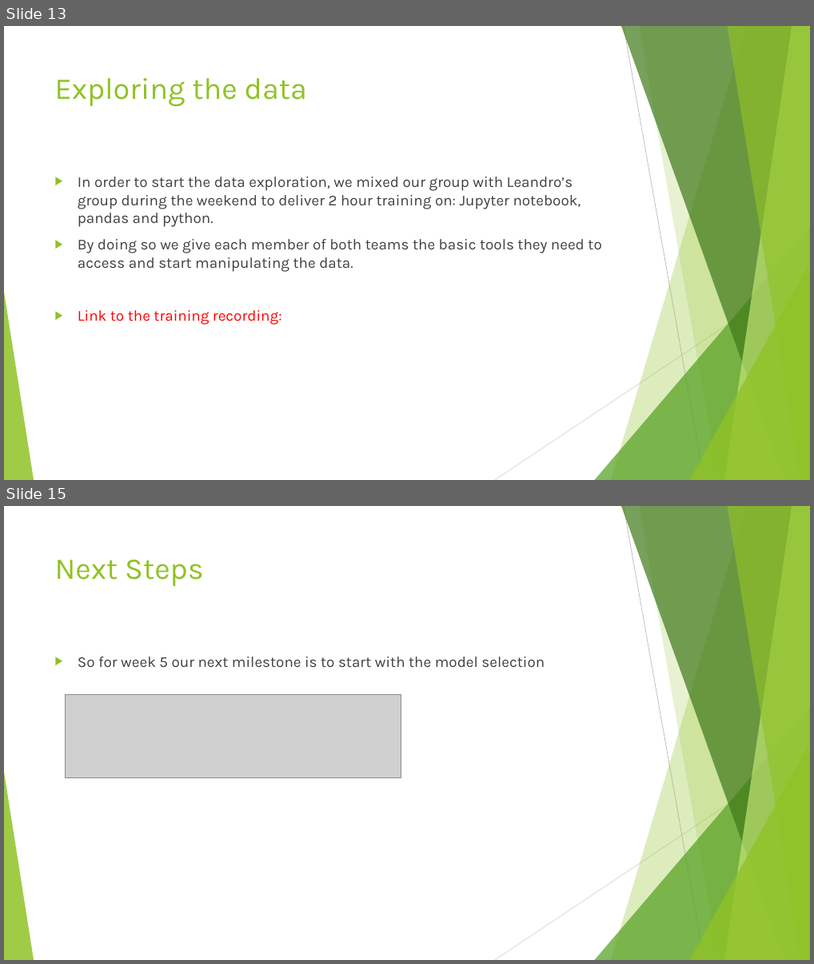
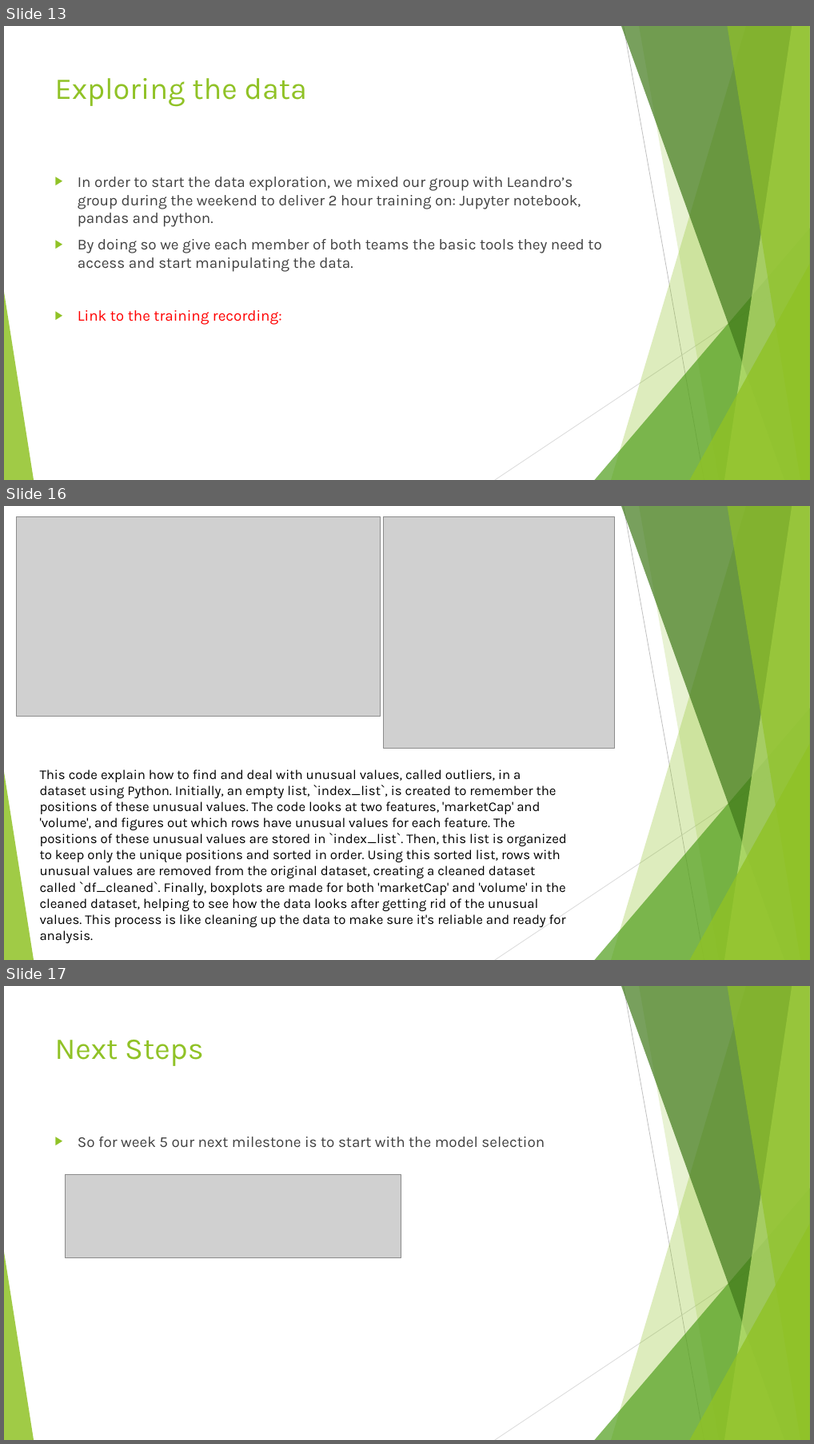
Before and after one commit to drummersoul/Cryptocurrency-Price-Prediction, a slide deck: Power Point Presentations/Presentation Week 3 Group D.pptx. Shown one above the other, each under a label of ours: slides 13 and 15 before the commit, slides 13, 16 and 17 after it; the slides between them are not shown. The pictures are 814x964 and 814x1444 pixels, drawn with LibreOffice and Linux fonts; fonts in the diff are those of the drawing; grey boxes stand for pictures. Boxes give left, top, right and bottom in pixels: in the first picture for what was removed or moved away, otherwise in the second. Text is boxed around its words. In the diff, an @@ line names an element or a change of style, - is before the commit and + after.

Commit message:
Updated done in presentation on slides 14 , 14 and 16

```diff
--- a/Power Point Presentations/Presentation Week 3 Group D.pptx
+++ b/Power Point Presentations/Presentation Week 3 Group D.pptx
@@ slide 16 added at box(4, 506, 810, 960), background #FFFFFF; not listed: 10 template elements that a slide beside it also shows @@
@@ picture added at box(16, 517, 380, 716) @@
@@ picture added at box(384, 517, 615, 748) @@
@@ text added at box(40, 769, 567, 943), 16 pt, text #000000 @@
+This code explain how to find and deal with unusual values, called outliers, in a dataset using Python. Initially, an empty list, `index_list`, is created to remember the positions of these unusual values. The code looks at two features, 'marketCap' and 'volume', and figures out which rows have unusual values for each feature. The positions of these unusual values are stored in `index_list`. Then, this list is organized to keep only the unique positions and sorted in order. Using this sorted list, rows with unusual values are removed from the original dataset, creating a cleaned dataset called `df_cleaned`. Finally, boxplots are made for both 'marketCap' and 'volume' in the cleaned dataset, helping to see how the data looks after getting rid of the unusual values. This process is like cleaning up the data to make sure it's reliable and ready for analysis.
@@ what was slide 15 is now slide 17 @@
```
Also in this commit, not shown: 2 other slides added, 1 slide removed.
